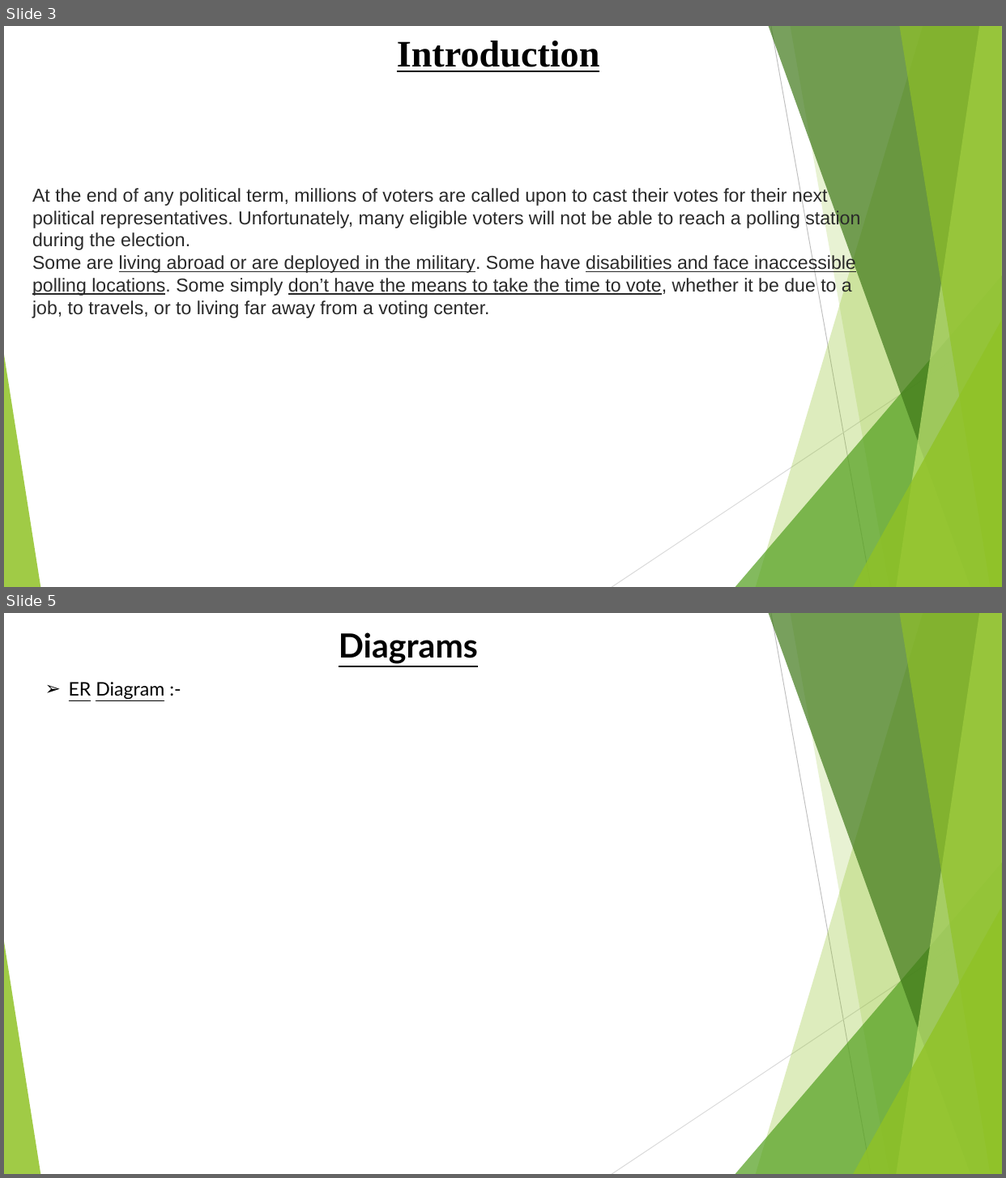
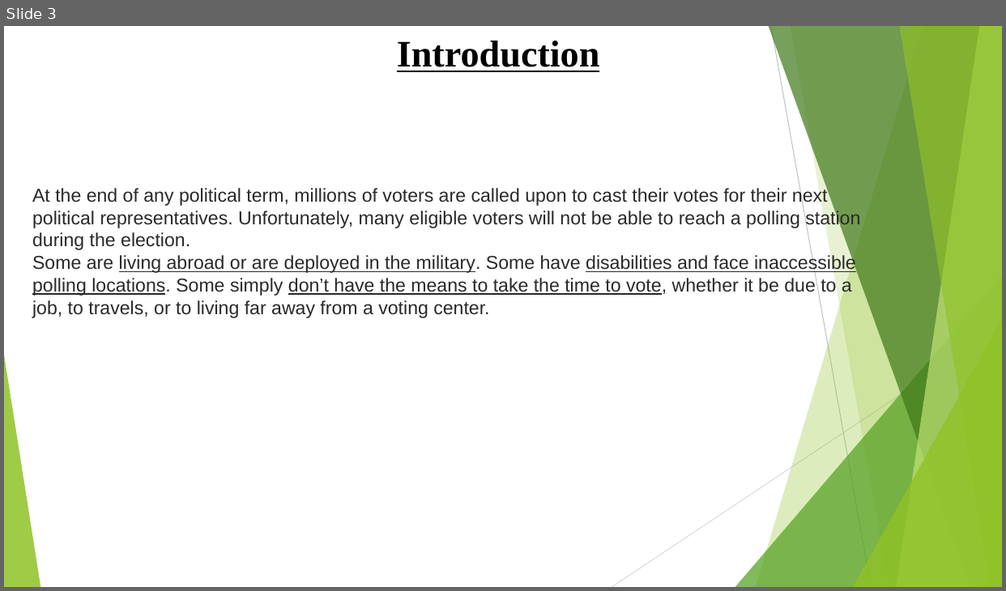
Before and after one commit to WSrujan/online-voting-system, a slide deck: Project Presentation.pptx. Shown one above the other, each under a label of ours: slides 3 and 5 before the commit, slide 3 after it; the slides between them are not shown. The pictures are 1006x1178 and 1006x591 pixels, drawn with LibreOffice and Linux fonts; fonts in the diff are those of the drawing. Boxes give left, top, right and bottom in pixels: in the first picture for what was removed or moved away, otherwise in the second. Text is boxed around its words. In the diff, an @@ line names an element or a change of style, - is before the commit and + after.

```diff
--- a/Project Presentation.pptx
+++ b/Project Presentation.pptx
@@ slide 5 removed at <box>4,613,1002,1174</box>, background #FFFFFF; not listed: 10 template elements that a slide beside it also shows @@
@@ text removed at <box>339,632,478,664</box> @@
-Diagrams
@@ text removed at <box>69,682,164,700</box> @@
-➢ ER Diagram :-
```
Also in this commit, not shown: 4 slides changed, 1 slide added, 1 other slide removed.
